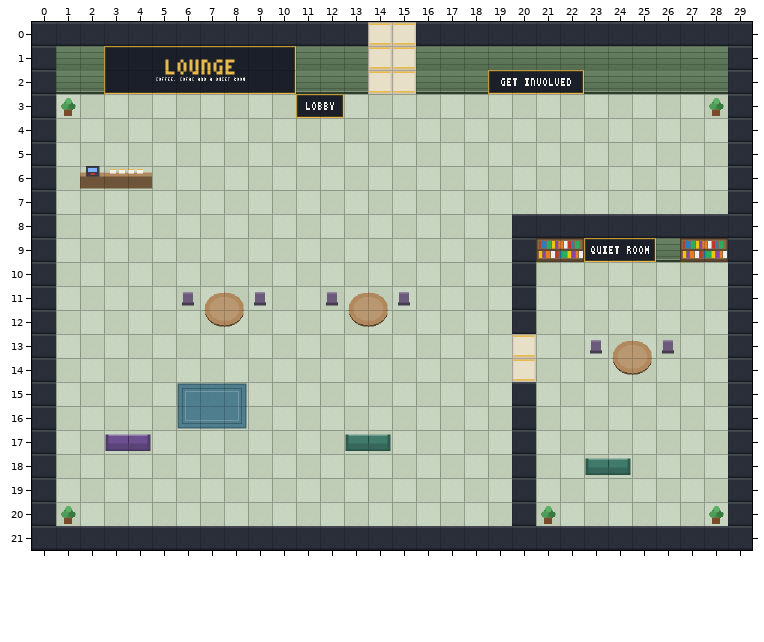
Two versions of a level (Tiled map (JSON), maps/lounge.tmj). The picture above is the old version.
Cells are 32x32 px. Shown: x 0..29, y 0..21.
After:
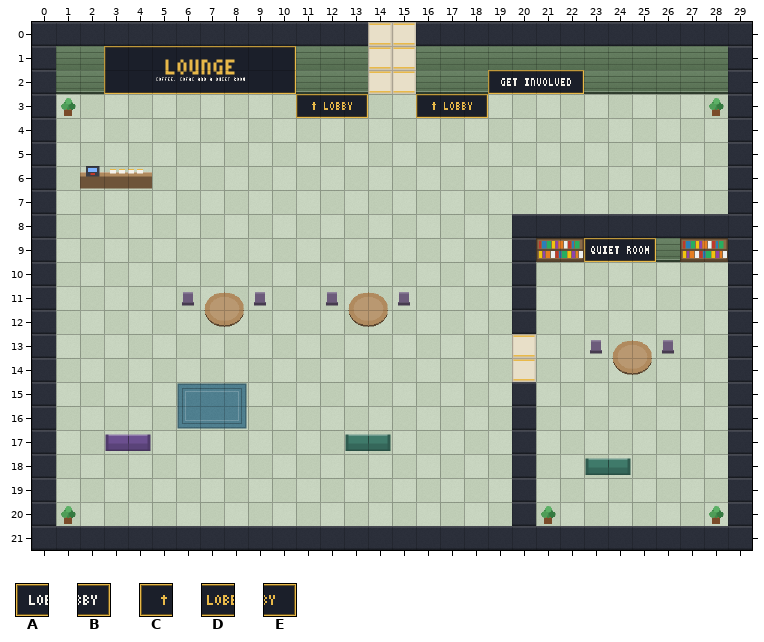
Key: from "prism": A 175, B 176, C 192, D 193, E 194.
_ is an empty cell.
From old to new:
{"where": "layer \"props\""}
{"y":3,"x":11,"old":"AB_","new":"CDE"}
{"y":3,"x":16,"old":"___","new":"CDE"}
{"label":"changed","picture_box":[306,94,368,118]}
{"label":"added","picture_box":[416,94,488,118]}
